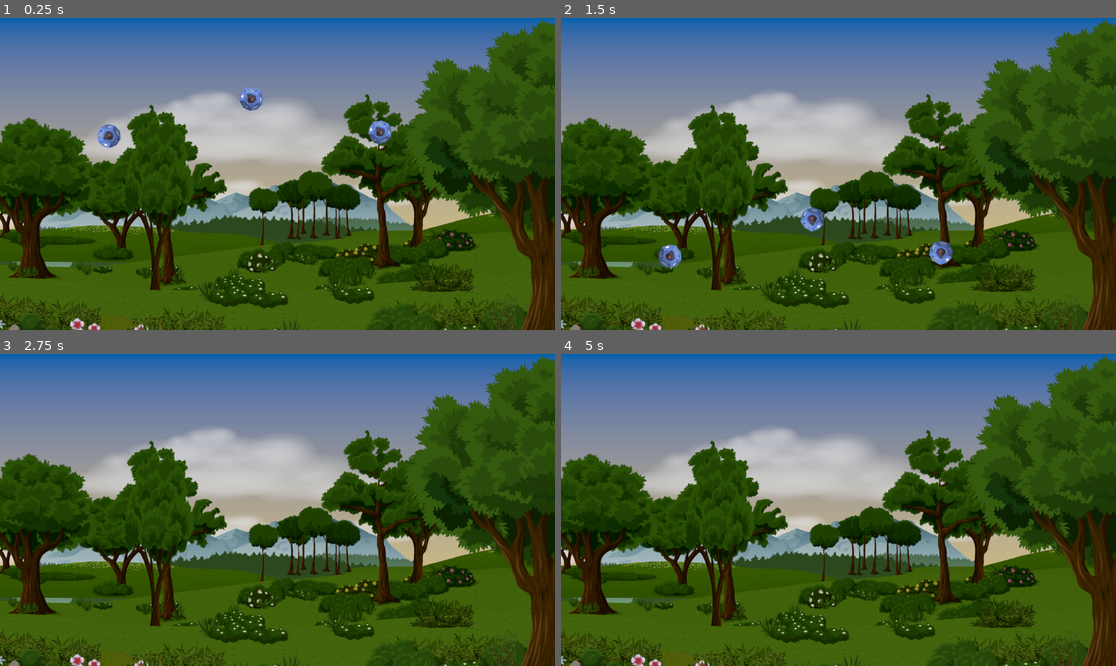
Above: before the commit, frames 1-4 (two rows, left to right).
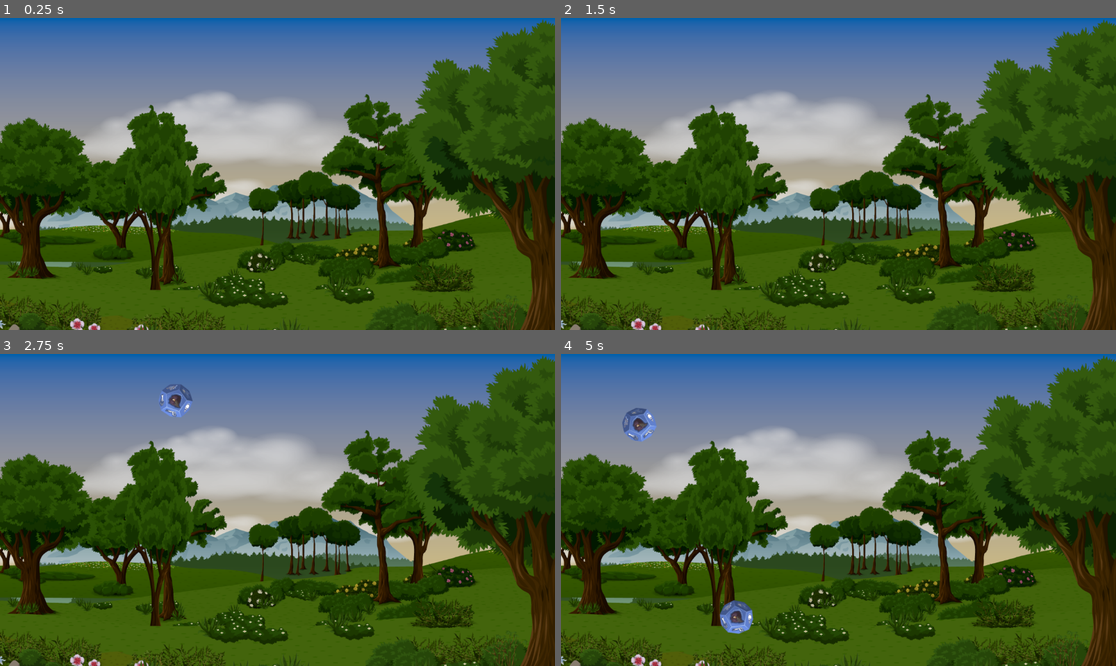
Above: after the commit, the same moments.

Repository: shiojojo/dice-catcher
Game: Godot game, scene res://Scenes/game.tscn
Two runs of this game, one before a commit and one after it. Both use one fixed random seed, a clock stepped at 60 frames per second and the inputs below.
Inputs:
- Up to frame 1 (0.25 s): no input
- Up to frame 2 (1.5 s): no input
- Up to frame 3 (2.75 s): no input
- Up to frame 4 (5 s): no input

The runs differ from the first frame. In frame 1, 0.7% of the frame differs, in the area x 17-71%, y 22-42%; in frame 2, 0.8%; in frame 3, 0.4%; in frame 4, 1.0%, in the area x 11-35%, y 17-90%.

Commit message:
refactor game scene to improve dice spawning logic and remove hardcoded dice instances

Diff:
--- a/Scenes/game.gd
+++ b/Scenes/game.gd
@@ -1,17 +1,48 @@
 extends Node2D
+
+
+const DiceScene: PackedScene = preload("res://Scenes/dice.tscn")
+
+var rng := RandomNumberGenerator.new()
+const SPAWN_MARGIN: int = 50
 
 
 # Called when the node enters the scene tree for the first time.
 func _ready() -> void:
-	# Connect to any child Dice instances that emit `game_over`.
-	for child in get_children():
-		if child.has_signal("game_over"):
-			child.connect("game_over", Callable(self , "_on_dice_game_over"))
+	rng.randomize()
+	if has_node("SpawnTimer"):
+		var st := $SpawnTimer
+		st.connect("timeout", Callable(self , "_spawn_dice"))
+	else:
+		_spawn_dice()
+
+
+func spawn_dice_at(spawn_pos: Vector2) -> Dice:
+	var dice: Dice = DiceScene.instantiate()
+	dice.position = spawn_pos
+	add_child(dice)
+	dice.connect("game_over", Callable(self , "_on_dice_game_over"))
+	return dice
+
+
+func _spawn_dice() -> void:
+	var visible_rect := get_viewport().get_visible_rect()
+	var min_x = int(visible_rect.position.x)
+	var max_x = int(visible_rect.end.x)
+	var left = min_x + SPAWN_MARGIN
+	var right = max_x - SPAWN_MARGIN
+	if left > right:
+		left = min_x
+		right = max_x
+	var x = rng.randi_range(left, right)
+	var pos = Vector2(x, visible_rect.position.y - SPAWN_MARGIN)
+	spawn_dice_at(pos)
 
 
 # Called every frame. 'delta' is the elapsed time since the previous frame.
-func _process(delta: float) -> void:
+func _process(_delta: float) -> void:
 	pass
+
 
 func _on_dice_game_over() -> void:
 	print("Game Over")
--- a/Scenes/game.tscn
+++ b/Scenes/game.tscn
@@ -2,7 +2,6 @@
 
 [ext_resource type="Texture2D" uid="uid://b80q3uvxslwbq" path="res://Assets/GemBg.png" id="1_qxrlw"]
 [ext_resource type="Script" uid="uid://pc6tj7mr3muo" path="res://Scenes/game.gd" id="1_wrm1d"]
-[ext_resource type="PackedScene" uid="uid://cw5e8v71cm0k" path="res://Scenes/dice.tscn" id="2_wrm1d"]
 
 [node name="Game" type="Node2D" unique_id=103968909]
 script = ExtResource("1_wrm1d")
@@ -12,14 +11,6 @@
 texture = ExtResource("1_qxrlw")
 centered = false
 
-[node name="Dice" parent="." unique_id=694492631 instance=ExtResource("2_wrm1d")]
-position = Vector2(225.99998, 194.99998)
-scale = Vector2(0.7, 0.7)
-
-[node name="Dice2" parent="." unique_id=2101458335 instance=ExtResource("2_wrm1d")]
-position = Vector2(788.99994, 187)
-scale = Vector2(0.7, 0.7)
-
-[node name="Dice3" parent="." unique_id=1878421884 instance=ExtResource("2_wrm1d")]
-position = Vector2(522, 118.00001)
-scale = Vector2(0.7, 0.7)
+[node name="SpawnTimer" type="Timer" parent="." unique_id=1135528382]
+wait_time = 2.0
+autostart = true
